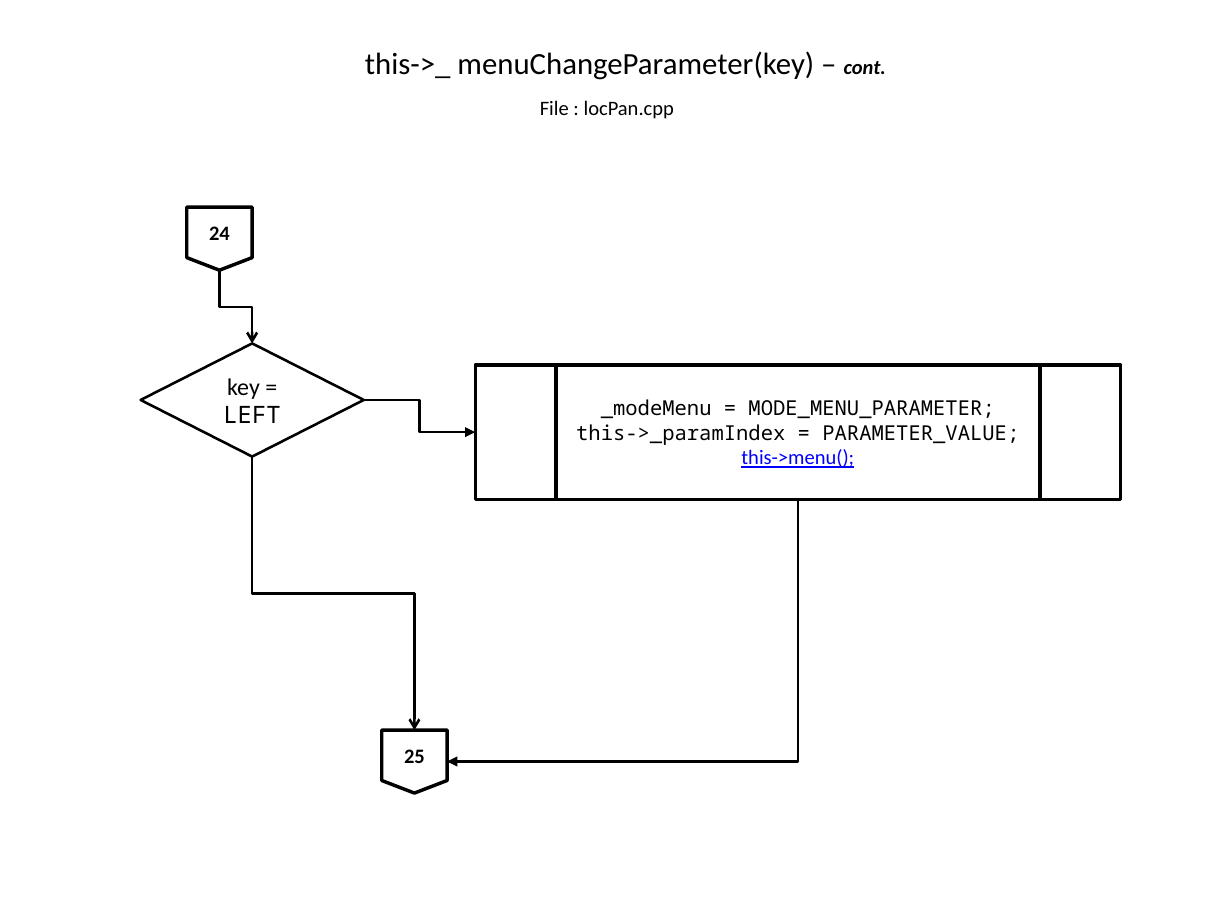
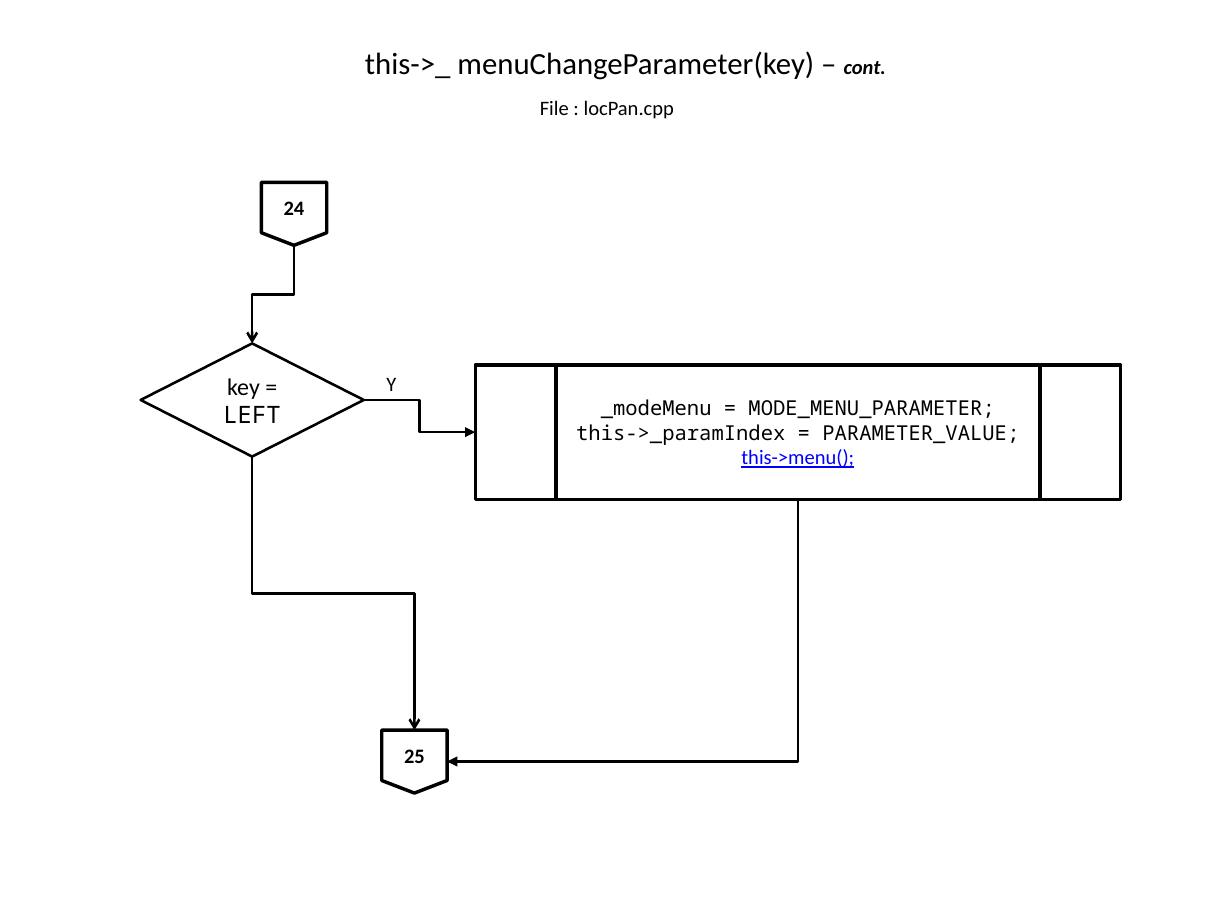
Before and after one commit to slametsampon/WFPS, a slide deck: slide 21 of resources/WFPS.pptx. Drawn at 1232x924 pixels with LibreOffice and Linux fonts; fonts in the diff are those of the drawing; background and template pictures are left out. Boxes give left, top, right and bottom in pixels: in the first picture for what was removed or moved away, otherwise in the second. Text is boxed around its words. In the diff, an @@ line names an element or a change of style, - is before the commit and + after.

```diff
--- a/resources/WFPS.pptx
+++ b/resources/WFPS.pptx
@@ flow chart offpage connector "24": place and size @@
-flow chart offpage connector "24" at (187,207,253,270)
+flow chart offpage connector "24" at (261,182,326,245)
@@ elbow arrow moved from (219, 270) - (253, 344) to (294, 245) - (253, 344) @@
@@ text added at (386,378,396,391), 12 pt, text #000000 @@
+Y
```
Also in this commit, not shown: 14 other slides changed.
